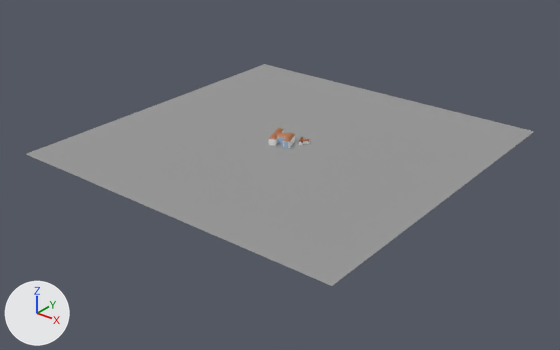
Two versions of the glTF model front_vuejs/public/perception/tuto/3d.glb, one commit apart.
Before and after are seen from a 50 mm camera at (1108.0, -1418.0, 780.0) aimed at (9.0, -44.0, -72.0). Lighting does not change. The marker at lower left points along +X, +Y and +Z. Vertices at the same position are counted once.

Objects in the first picture: 'toprocess'.
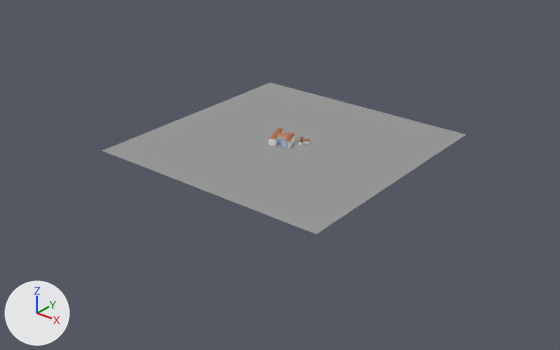
Commit message: correction tuto.glb

Location of each change, [x1, y1, x2, y2] in pixels of the pictures (560 x 350 px):
'toprocess', reshaped (28% narrower, 32% shorter)
    before: [27, 64, 535, 286]
    after: [102, 83, 466, 234]

What the commit changed:
me_toprocess has 96 vertices, 189 faces and spans x -456.0..456.0, y -456.0..456.0, z 0.0..22.0.
me_toprocess is used by ob_toprocess; location (0.0, 0.0, 0.0).
Part 1, on me_toprocess:
Vertex 92 of me_toprocess moves from (-456.0, -456.0, 0.0) at pixel (25, 154) to (-327.0, -327.0, 0.0) at pixel (101, 150).
Vertex 93 of me_toprocess moves from (456.0, 456.0, 0.0) at pixel (534, 131) to (327.0, 327.0, 0.0) at pixel (466, 134).
Vertex 94 of me_toprocess moves from (-456.0, 456.0, 0.0) at pixel (264, 64) to (-327.0, 327.0, 0.0) at pixel (270, 82).
Vertex 95 of me_toprocess moves from (456.0, -456.0, 0.0) at pixel (331, 286) to (327.0, -327.0, 0.0) at pixel (316, 234).
